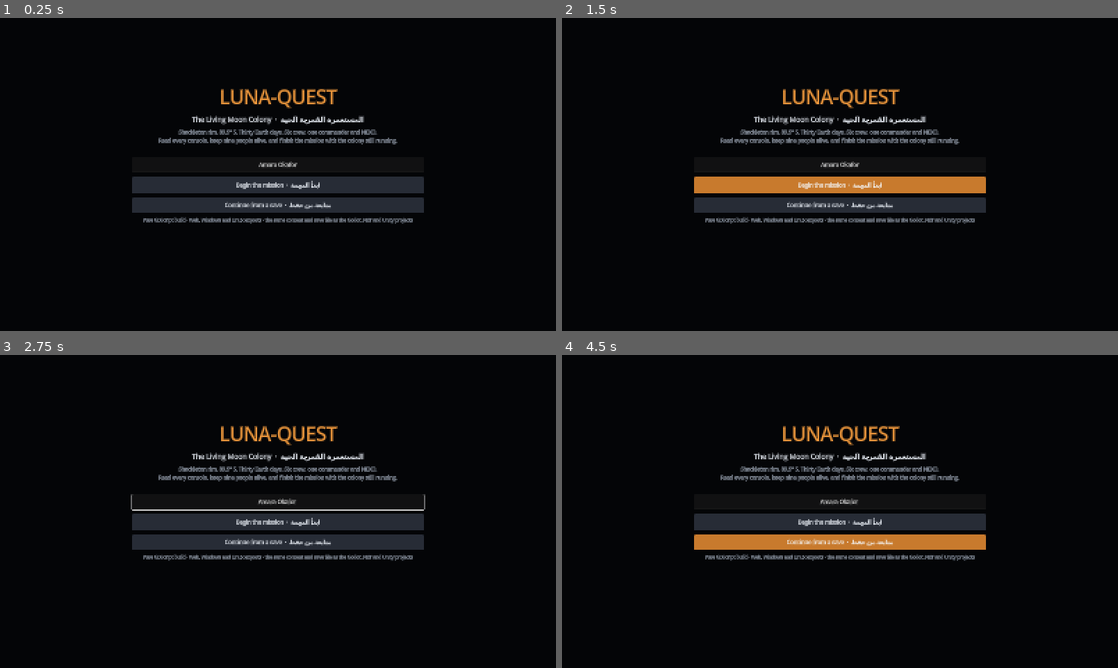
Above: before the commit, frames 1-4 (two rows, left to right).
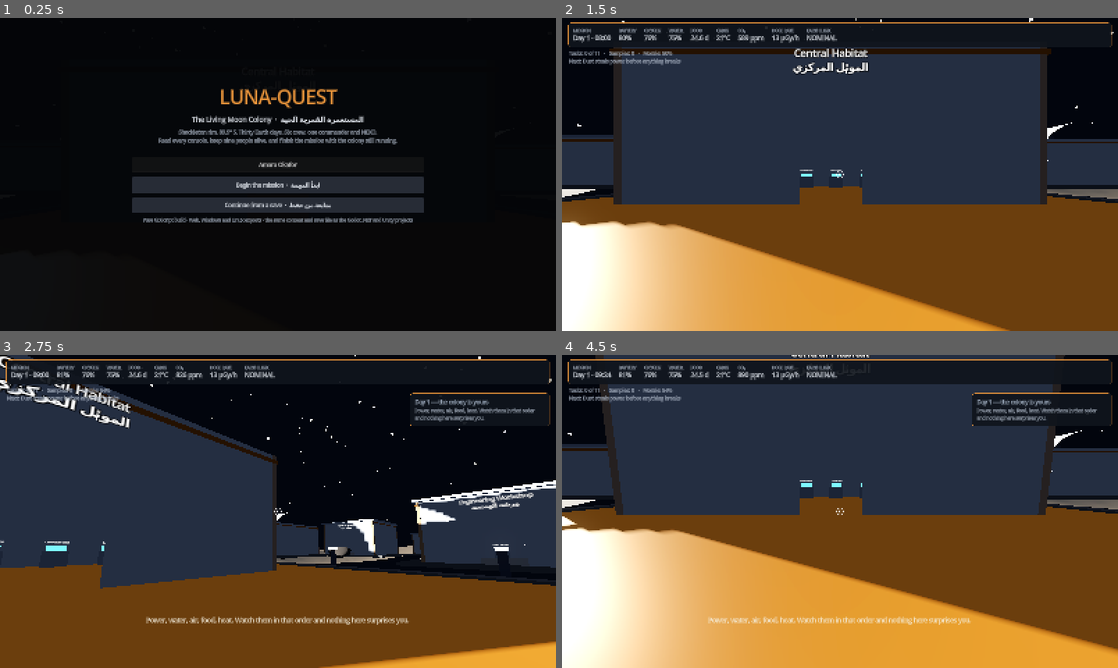
Above: after the commit, the same moments.

Repository: Mostafa-Taher-git/Luna-Quest
Game: Godot game, scene res://scenes/Main.tscn
The game is run twice, just before and just after one commit, with the same random seed, the same clock (stepped at 60 frames per second) and the same inputs.
Inputs (mouse positions are in pixels of both pictures, inside the frame that each line leads up to):
- Up to frame 1 (0.25 s): no input
- Up to frame 2 (1.5 s): click "Begin the mission · ابدأ المه…" at 0.5 s; click (840, 183) at 1.25 s, where only the run before the commit has a clickable "Begin the mission · ابدأ المه…"
- Up to frame 3 (2.75 s): tap Enter at 2 s; move the mouse to (400, 495) at 2.02 s; hold D from 2.03 s (still down); hold Tab from 2.03 s (still down); click (400, 495) at 2.17 s; tap Space at 2.27 s
- Up to frame 4 (4.5 s): release D at 2.75 s; release Tab at 2.75 s; drag from (728, 527) to (812, 574) at 2.77 s; tap Space at 3.5 s; move the mouse to (895, 442) at 3.52 s; hold D 3.53-4.25 s; tap E at 3.6 s; click (840, 542) at 4.25 s, where only the run before the commit has a clickable "Continue from a save · متابعة…"

The runs differ from the first frame. In frame 2, 84% of the frame differs, in the area x 0-100%, y 0-100%; in frame 3, 66%; in frame 4, 88%.
Error before the commit: Parse Error: Cannot infer the type of "front" variable because the value doesn't have a set type. (res://scripts/rover.gd:82)

Commit message:
fix(gdscript): untyped loop variable broke the parse of rover.gd
Godot 4.7 cannot infer a type for `var front := corner.begins_with(...)` because `corner`
comes out of an untyped Array literal, so main.gd failed to compile ('Failed to compile
depended scripts') and the GDScript CI job died at import. Type the loop variable and the
boolean explicitly.

Co-authored-by: arena-agent <297053741+arena-agent@users.noreply.github.com>

Diff:
--- a/engines/godot-gdscript/LunaQuest.GDScript/scripts/rover.gd
+++ b/engines/godot-gdscript/LunaQuest.GDScript/scripts/rover.gd
@@ -78,8 +78,10 @@
 func _rig_wheels() -> void:
 	if model == null:
 		return
-	for corner in ["front-left", "front-right", "rear-left", "rear-right"]:
-		var front := corner.begins_with("front")
+	for corner: String in ["front-left", "front-right", "rear-left", "rear-right"]:
+		# Typed explicitly: `corner` comes out of an untyped Array, and parse-time inference
+		# of `var front := corner.begins_with(...)` fails without it.
+		var front: bool = corner.begins_with("front")
 		for child in model.find_children("*", "Node3D", true, false):
 			var n := child.name.to_lower()
 			if n == "wheel-" + corner:
